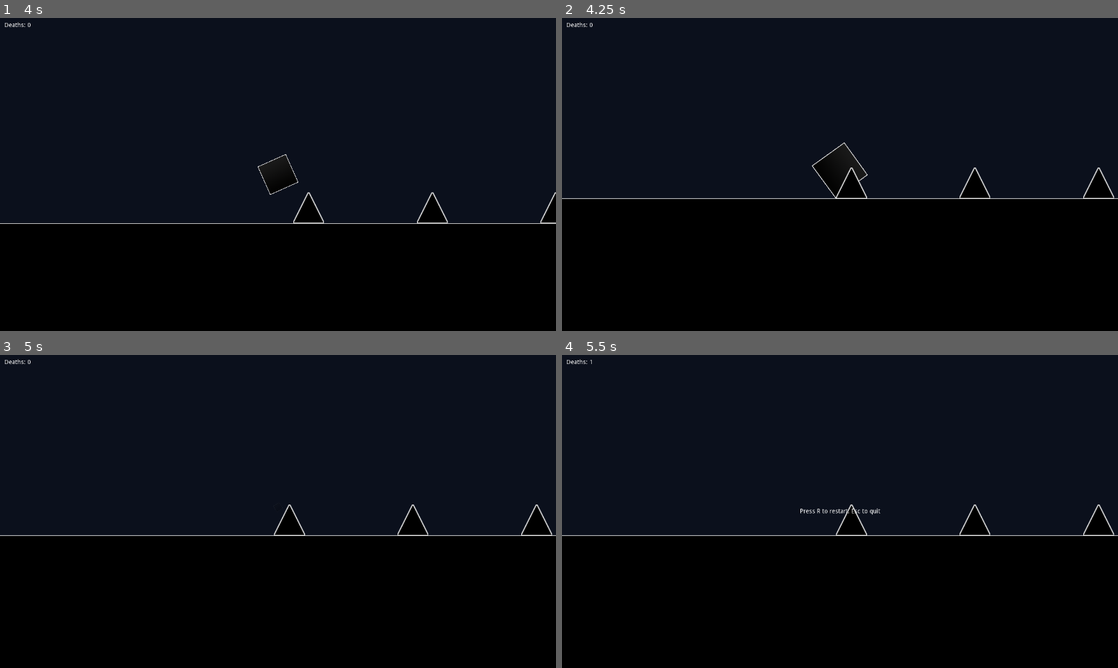
Above: before the commit, frames 1-4 (two rows, left to right).
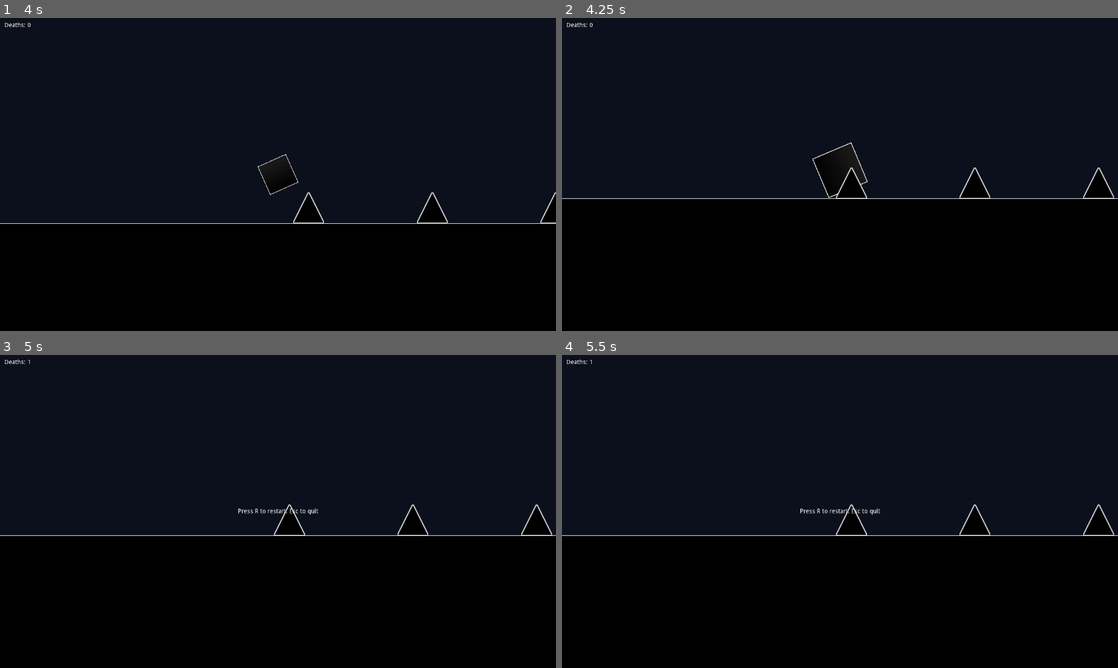
Above: after the commit, the same moments.

Repository: 0xPD33/GeometryDashGodot
Game: Godot game, scene res://Scenes/Level1.tscn
Same seed, same stepped clock (60 frames per second), same inputs: the game is played once before the commit and once after it.
Inputs:
- Up to frame 1 (4 s): tap Space (jump) at 0.5, 0.6, 0.77, 1.07, 1.25, 1.35, 1.52, 1.82, 2, 2.1, 2.75, 2.85, 3.02, 3.32, 3.5, 3.6, 3.77 s
- Up to frame 2 (4.25 s): tap Space (jump) at 4.07 s
- Up to frame 3 (5 s): tap Space (jump) at 4.25, 4.35, 4.52, 4.82 s
- Up to frame 4 (5.5 s): tap Space (jump) at 5.1 s

Frame 1 is identical in both runs. In frame 2, 0.2% of the frame differs, in the area x 44-55%, y 39-58%; in frame 3, 0.1%; in frame 4, nothing differs.

Commit message:
finally added executables
also changed the death animation speed to be faster

Diff:
--- a/Scenes/Player.tscn
+++ b/Scenes/Player.tscn
@@ -66,7 +66,6 @@
 [node name="Player" type="KinematicBody2D"]
 collision_mask = 6
 script = ExtResource( 2 )
-jump_height = -850
 
 [node name="Sprite" type="Sprite" parent="."]
 texture = ExtResource( 1 )
@@ -83,6 +82,7 @@
 anims/jump_anim = SubResource( 2 )
 
 [node name="DeathAnimation" type="AnimationPlayer" parent="."]
+playback_speed = 1.25
 anims/death_anim = SubResource( 3 )
 
 [node name="JumpSFX" type="AudioStreamPlayer2D" parent="."]
Not shown, added: Geometry Dash Clone.exe
Not shown, added: Geometry Dash Clone.pck
Not shown, added: Geometry Dash Clone.x86_64
